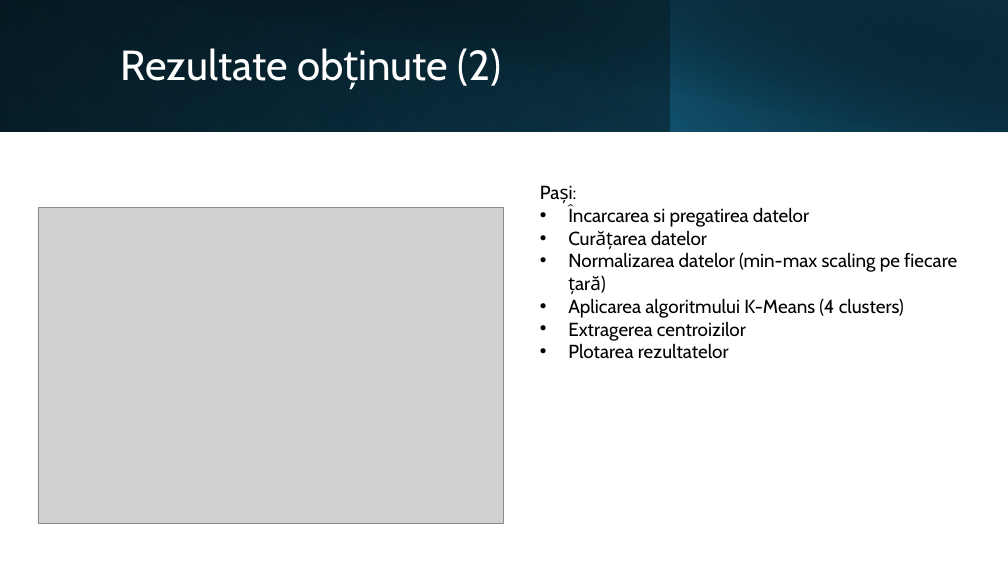
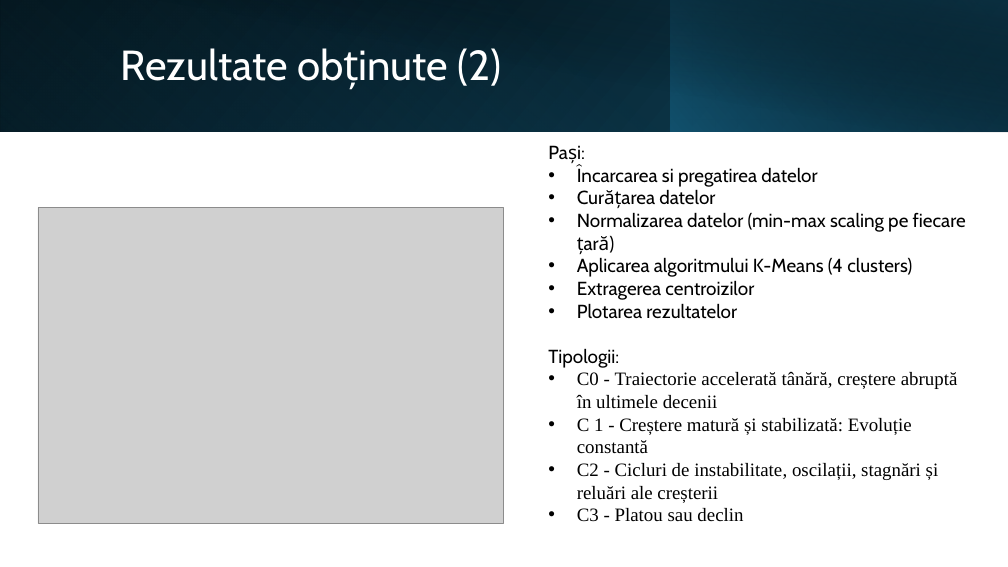
Before and after one commit to opbcodes/Dissertation, a slide deck: slide 6 of documentation/Presentation Ovidiu Pop.pptx. Drawn at 1008x567 pixels with LibreOffice and Linux fonts; fonts in the diff are those of the drawing; grey boxes stand for pictures. Boxes give left, top, right and bottom in pixels: in the first picture for what was removed or moved away, otherwise in the second. Text is boxed around its words. In the diff, an @@ line names an element or a change of style, - is before the commit and + after.

Commit message:
final

```diff
--- a/documentation/Presentation Ovidiu Pop.pptx
+++ b/documentation/Presentation Ovidiu Pop.pptx
@@ text "Pași:": place and size @@
-text "Pași:" at box(568, 206, 957, 359)
+text "Pași:" at box(577, 166, 966, 319)
@@ text added at box(548, 348, 958, 522), 18 pt, text #000000 @@
+Tipologii:
+• C0 - Traiectorie accelerată tânără, creștere abruptă în ultimele decenii
+• C 1 - Creștere matură și stabilizată: Evoluție constantă
+• C2 - Cicluri de instabilitate, oscilații, stagnări și reluări ale creșterii
+• C3 - Platou sau declin
```
Also in this commit, not shown: 1 other slide changed, 4 slides added.
